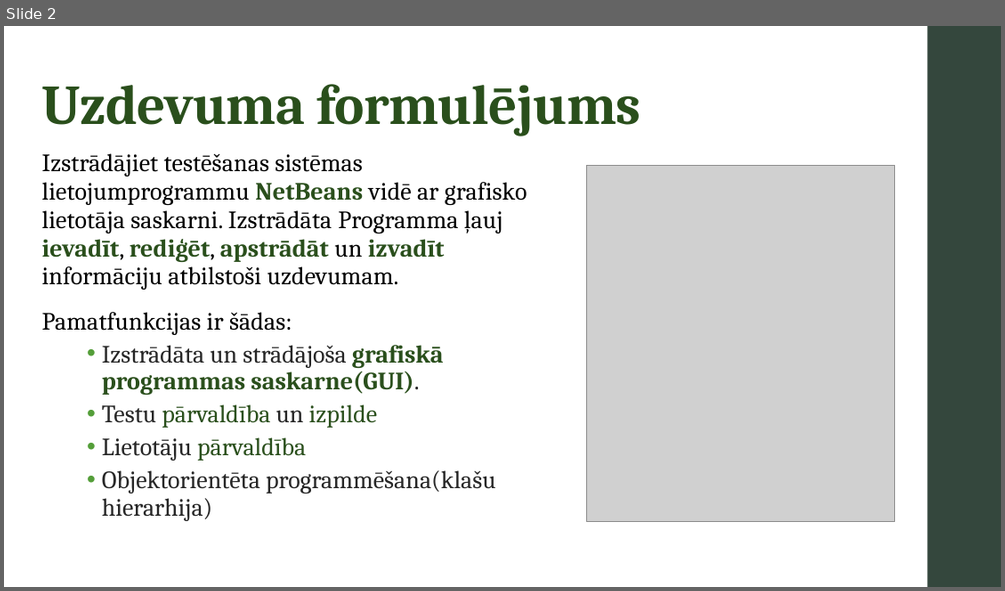
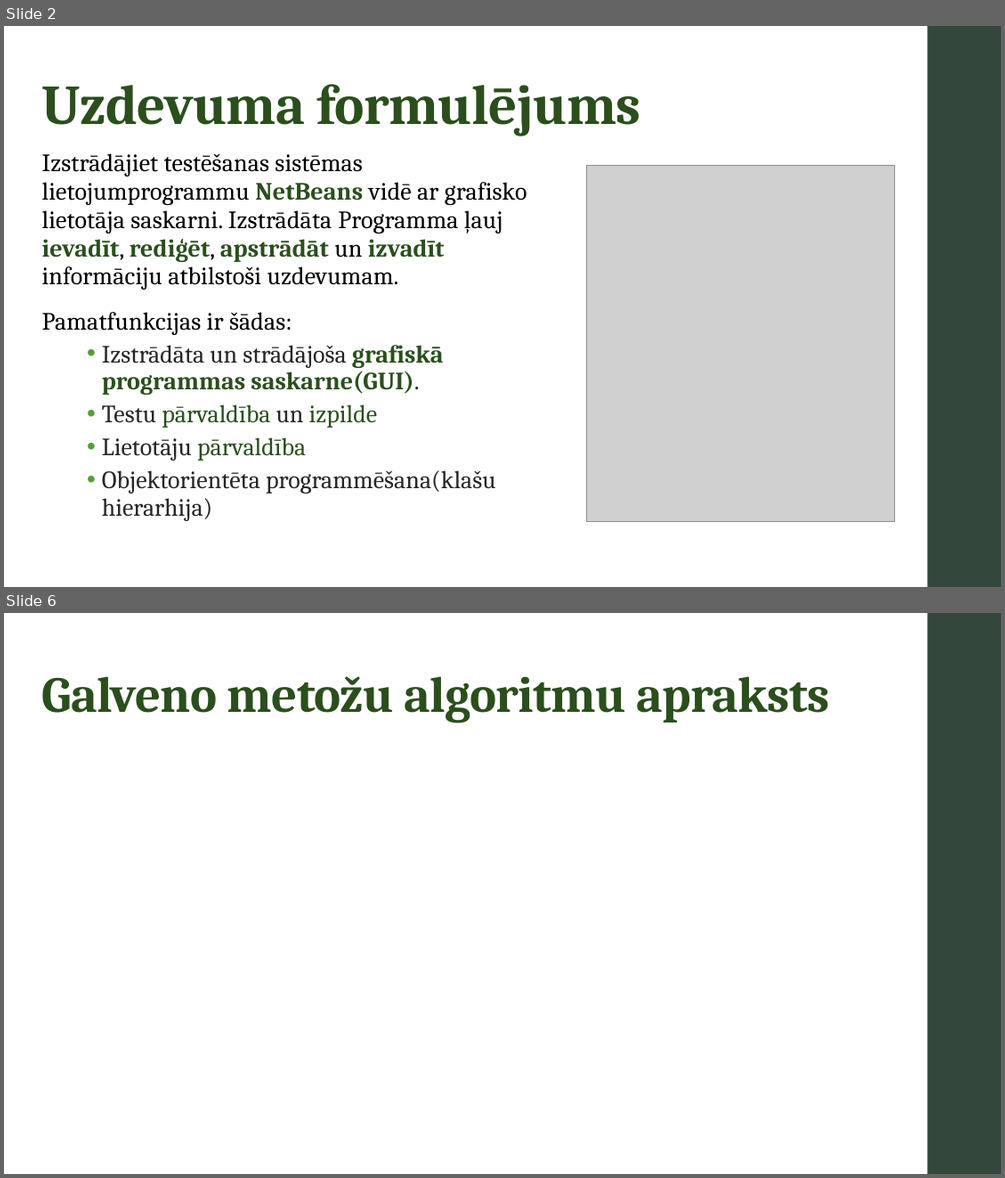
Before and after one commit to klasvill16/PD1_Rulevics, a slide deck: PD1_Prezentacija_Rulevics.pptx. Shown one above the other, each under a label of ours: slide 2 before the commit, slides 2 and 6 after it; the slides between them are not shown. The pictures are 1005x591 and 1005x1178 pixels, drawn with LibreOffice and Linux fonts; fonts in the diff are those of the drawing; grey boxes stand for pictures. Boxes give left, top, right and bottom in pixels: in the first picture for what was removed or moved away, otherwise in the second. Text is boxed around its words. In the diff, an @@ line names an element or a change of style, - is before the commit and + after.

```diff
--- a/PD1_Prezentacija_Rulevics.pptx
+++ b/PD1_Prezentacija_Rulevics.pptx
@@ slide 6 added at [4, 613, 1001, 1174], background #FFFFFF; not listed: 1 template element that a slide beside it also shows @@
@@ title added at [42, 676, 829, 723], 48.6 pt, text #2A4F1C, bold @@
+Galveno metožu algoritmu apraksts
```
Also in this commit, not shown: 2 slides changed, 1 other slide added, 2 other files.
